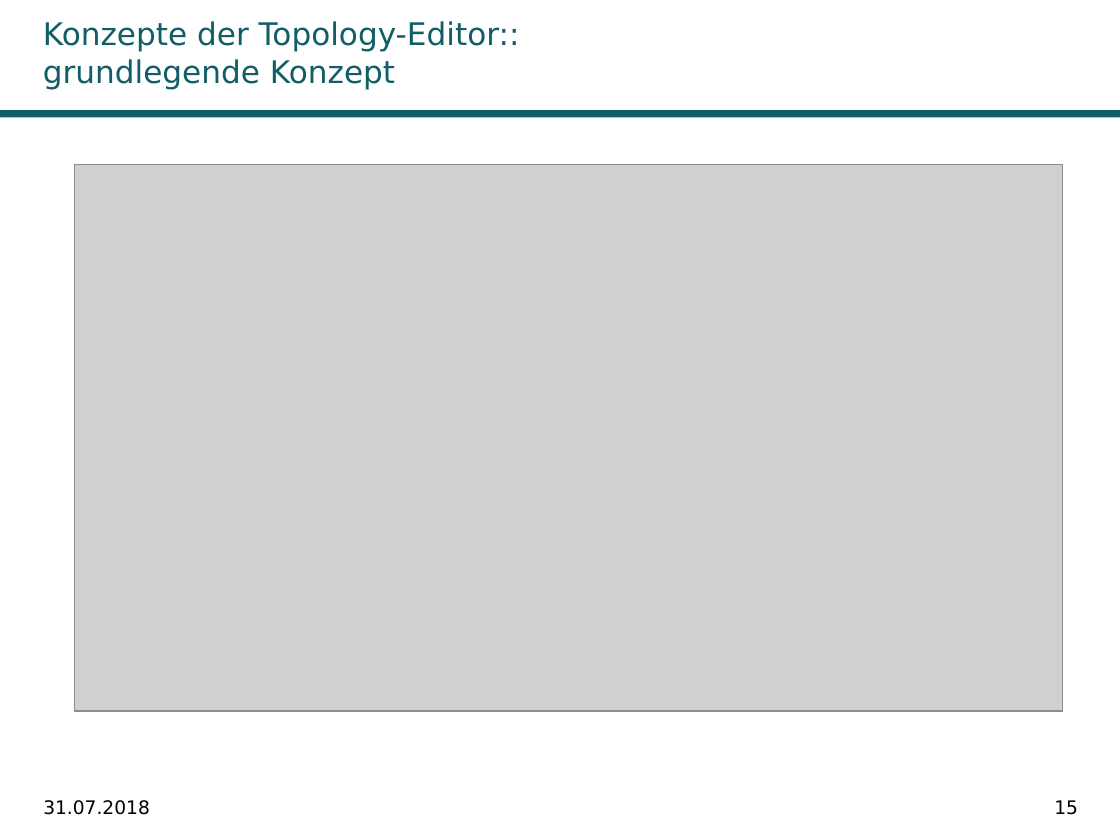
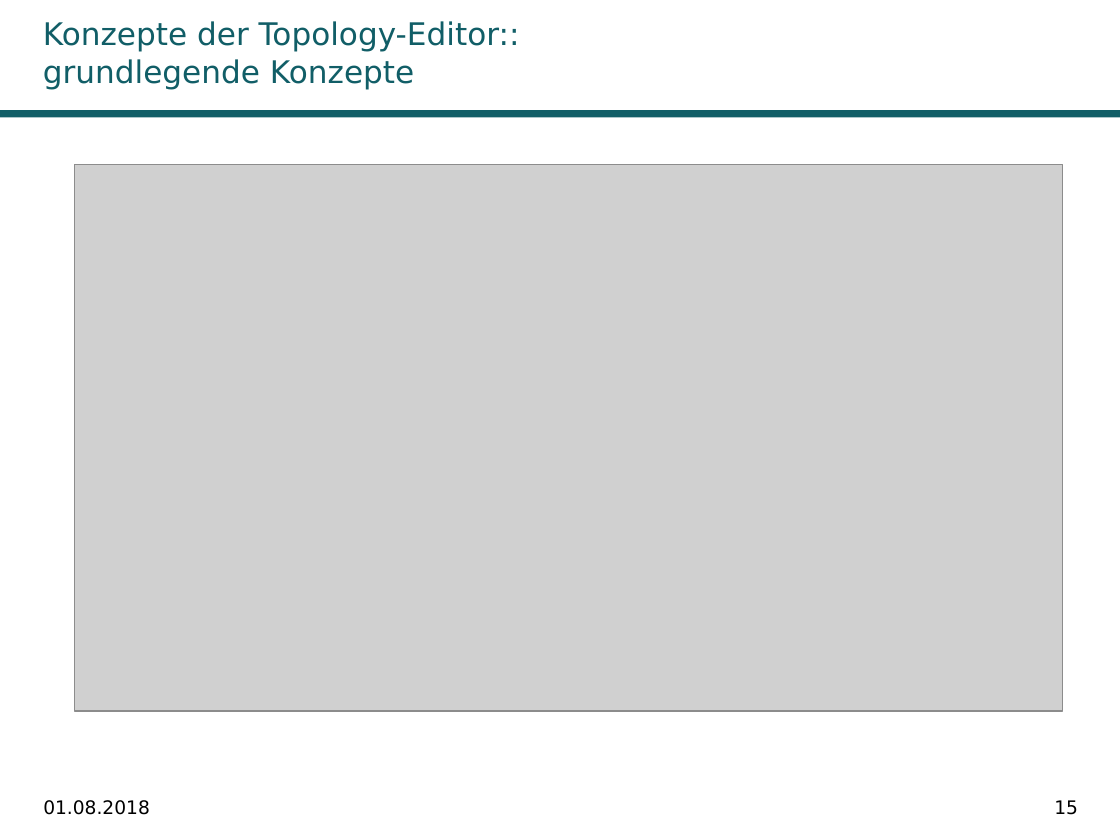
Before and after one commit to Ghislain1/zoe-fb-app, a slide deck: slide 15 of __Master-Abschlussarbeit.pptx. Drawn at 1120x840 pixels with LibreOffice and Linux fonts; fonts in the diff are those of the drawing; grey boxes stand for pictures; background and template pictures are left out. Boxes give left, top, right and bottom in pixels: in the first picture for what was removed or moved away, otherwise in the second. Text is boxed around its words. In the diff, an @@ line names an element or a change of style, - is before the commit and + after.

```diff
--- a/__Master-Abschlussarbeit.pptx
+++ b/__Master-Abschlussarbeit.pptx
@@ title at <box>43,21,520,89</box>: text changed @@
-Konzepte der Topology-Editor:: grundlegende Konzept
+Konzepte der Topology-Editor:: grundlegende Konzepte
@@ text at <box>43,800,150,815</box>: text changed @@
-31.07.2018
+01.08.2018
```
Also in this commit, not shown: 23 other slides changed.
